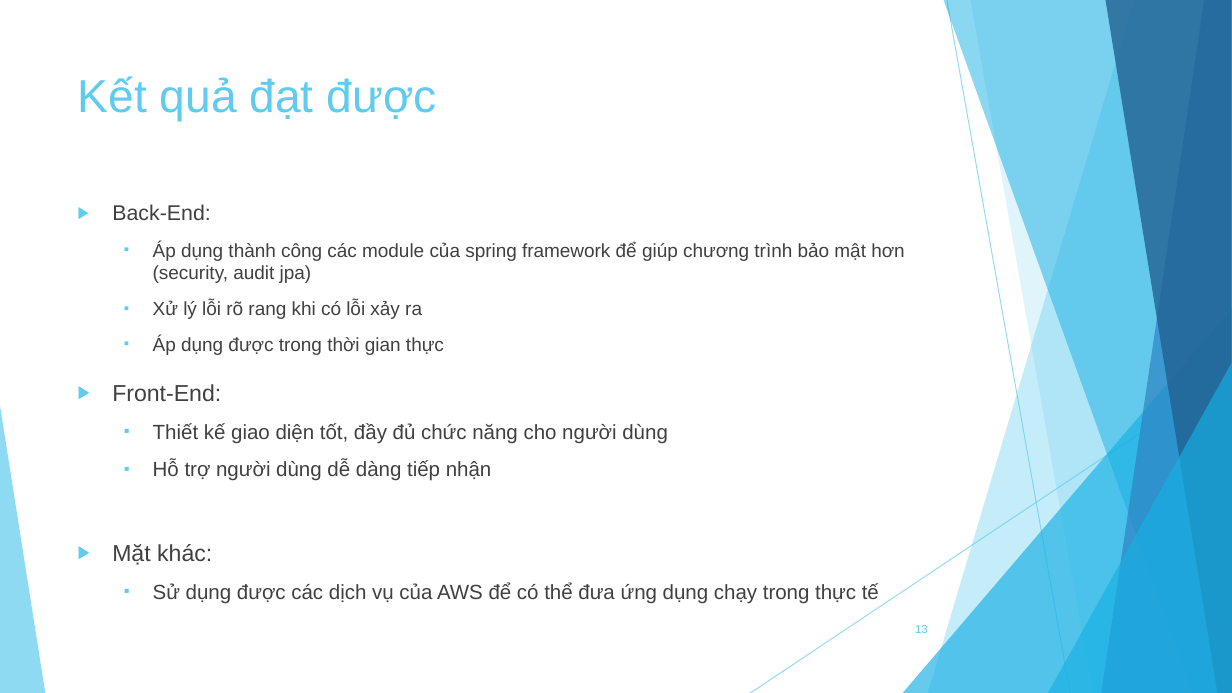
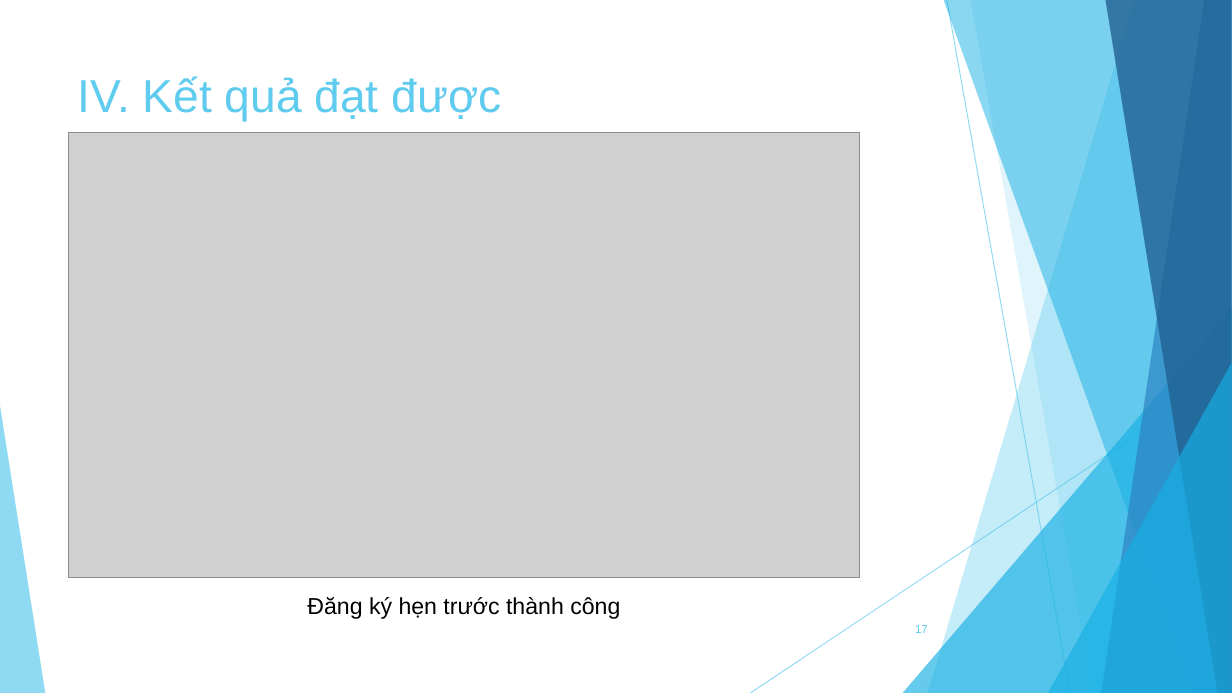
Before and after one commit to DuyK13/Rent-car-project, a slide deck: slide 17 of Tai_Lieu/Nhom14_KhoaLuan_Slide.pptx (slide 13 before the commit). Drawn at 1232x693 pixels with LibreOffice and Linux fonts; fonts in the diff are those of the drawing; grey boxes stand for pictures. Boxes give left, top, right and bottom in pixels: in the first picture for what was removed or moved away, otherwise in the second. Text is boxed around its words. In the diff, an @@ line names an element or a change of style, - is before the commit and + after.

```diff
--- a/Tai_Lieu/Nhom14_KhoaLuan_Slide.pptx
+++ b/Tai_Lieu/Nhom14_KhoaLuan_Slide.pptx
@@ title at (x1=78, y1=76, x2=502, y2=122): text changed @@
-Kết quả đạt được
+IV. Kết quả đạt được
@@ picture added at (x1=68, y1=133, x2=860, y2=579) @@
@@ text removed at (x1=112, y1=204, x2=905, y2=355) @@
-▶ Back-End:
-  ▪ Áp dụng thành công các module của spring framework để giúp chương trình bảo mật hơn (security, audit jpa)
-  ▪ Xử lý lỗi rõ rang khi có lỗi xảy ra
-  ▪ Áp dụng được trong thời gian thực
@@ text removed at (x1=112, y1=384, x2=668, y2=481) @@
-▶ Front-End:
-  ▪ Thiết kế giao diện tốt, đầy đủ chức năng cho người dùng
-  ▪ Hỗ trợ người dùng dễ dàng tiếp nhận
@@ text removed at (x1=112, y1=544, x2=879, y2=604) @@
-▶ Mặt khác:
-  ▪ Sử dụng được các dịch vụ của AWS để có thể đưa ứng dụng chạy trong thực tế
@@ text added at (x1=307, y1=597, x2=620, y2=619), 18 pt, text #000000 @@
+Đăng ký hẹn trước thành công
@@ page number at (x1=915, y1=625, x2=928, y2=633): text changed @@
-13
+17
```
Also in this commit, not shown: 9 other slides changed, 13 slides added, 6 slides removed, 14 other files.
